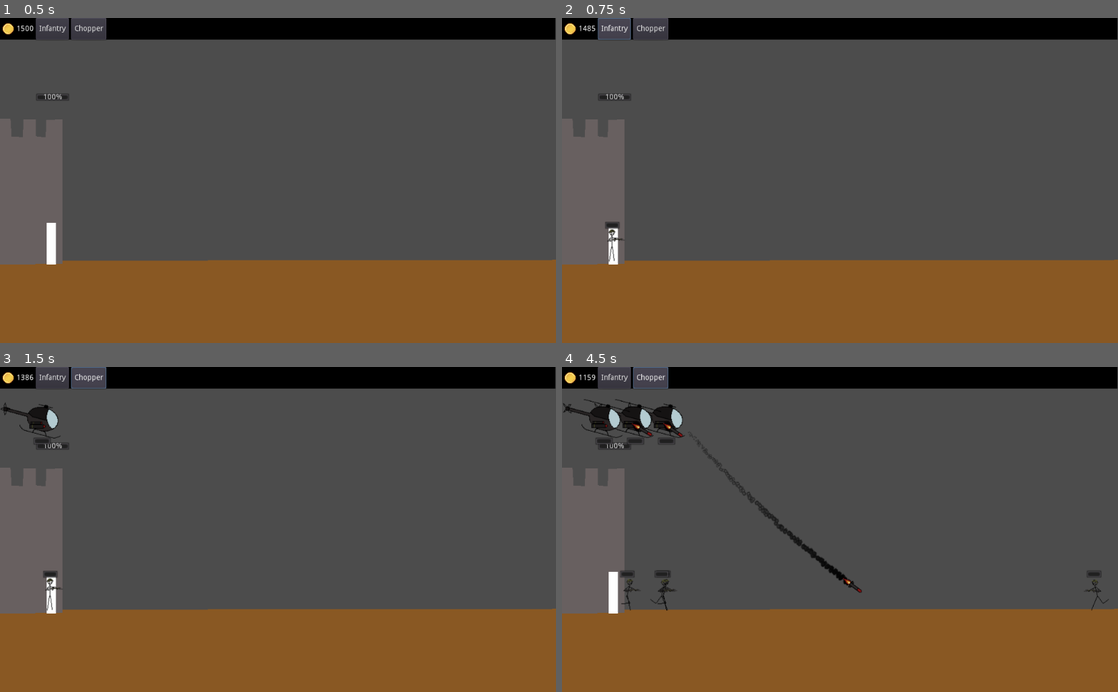
Above: before the commit, frames 1-4 (two rows, left to right).
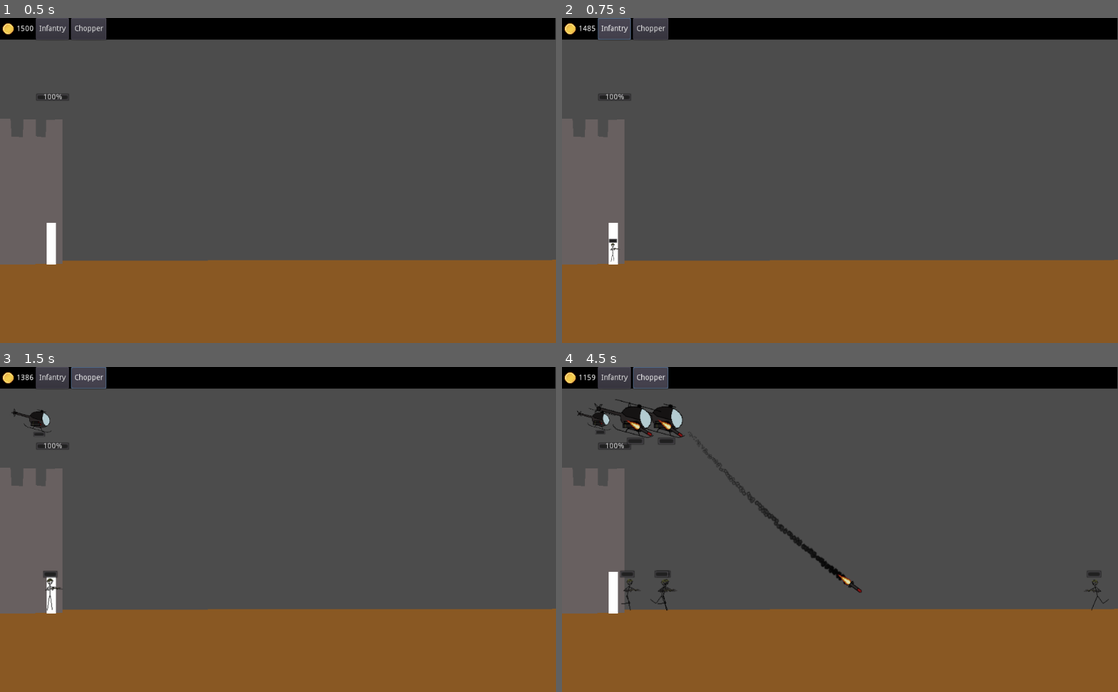
Above: after the commit, the same moments.

Repository: sunderww/StickDefense
Game: Godot game, scene res://Main.tscn
Same seed, same stepped clock (60 frames per second), same inputs: the game is played once before the commit and once after it.
Inputs:
- Up to frame 1 (0.5 s): no input
- Up to frame 2 (0.75 s): click "Infantry" at 0.5 s
- Up to frame 3 (1.5 s): click "Chopper" at 1.25 s
- Up to frame 4 (4.5 s): click "Infantry" at 2 s; click "Chopper" at 2.75 s; click "Infantry" at 3.5 s; click "Chopper" at 4.25 s

Frame 1 is identical in both runs. In frame 2, 0.1% of the frame differs, in the area x 7-12%, y 62-75%; in frame 3, 0.4%; in frame 4, 0.5%, in the area x 0-52%, y 10-68%.

Commit message:
Renamed 'Common' folder to 'Effect'. Add scale tweening effect to units and a white shader when taking damages

Diff:
--- a/Common/Camera/ShakableCamera.tscn
+++ b/Effects/Camera/ShakableCamera.tscn
@@ -1,6 +1,8 @@
 [gd_scene load_steps=2 format=2]
 
-[ext_resource path="res://Common/Camera/shakable_camera.gd" type="Script" id=1]
+[ext_resource path="res://Effects/Camera/shakable_camera.gd" type="Script" id=1]
+
+
 
 [node name="ShakableCamera" type="Camera2D"]
 script = ExtResource( 1 )
--- /dev/null
+++ b/Effects/Tweening/ScaleEffect.tscn
@@ -0,0 +1,6 @@
+[gd_scene load_steps=2 format=2]
+
+[ext_resource path="res://Effects/Tweening/scale_effect.gd" type="Script" id=1]
+
+[node name="Tween" type="Tween"]
+script = ExtResource( 1 )
--- /dev/null
+++ b/Effects/Tweening/scale_effect.gd
@@ -0,0 +1,28 @@
+extends Tween
+
+# Add a tweening scale effect on the parent object at creation
+class_name ScaleEffect
+
+export var min_time: float = 0.4
+export var max_time: float = 0.9
+
+export var enabled: bool = true
+
+func _ready() -> void:
+	if not enabled:
+		return
+
+	randomize()
+
+	var parent := get_parent()
+	DebugService.debug("interpolate scale on %s" % parent.name)
+	interpolate_property(
+		parent,
+		"scale",
+		Vector2.ZERO,
+		Vector2.ONE,
+		rand_range(min_time, max_time),
+		TRANS_CUBIC,
+		EASE_OUT
+	)
+	start()
--- a/Entities/Chopper/Chopper.tscn
+++ b/Entities/Chopper/Chopper.tscn
@@ -1,8 +1,9 @@
-[gd_scene load_steps=22 format=2]
+[gd_scene load_steps=23 format=2]
 
 [ext_resource path="res://Entities/Chopper/chopper.gd" type="Script" id=1]
 [ext_resource path="res://Entities/Chopper/Chopper_Forward.png" type="Texture" id=2]
 [ext_resource path="res://Entities/Chopper/Chopper_Idle.png" type="Texture" id=3]
+[ext_resource path="res://Effects/Tweening/scale_effect.gd" type="Script" id=4]
 
 [sub_resource type="AtlasTexture" id=1]
 flags = 4
@@ -116,7 +117,7 @@
 [node name="AnimatedSprite" type="AnimatedSprite" parent="."]
 frames = SubResource( 17 )
 animation = "forward"
-frame = 1
+frame = 7
 playing = true
 
 [node name="CollisionShape2D" type="CollisionShape2D" parent="."]
@@ -143,5 +144,8 @@
 [node name="VisibilityNotifier2D" type="VisibilityNotifier2D" parent="."]
 position = Vector2( 1.20458, -2.4952 )
 scale = Vector2( 6.09365, 3.72751 )
+
+[node name="ScaleEffect" type="Tween" parent="."]
+script = ExtResource( 4 )
 [connection signal="timeout" from="ShootTimer" to="." method="_on_ShootTimer_timeout"]
 [connection signal="screen_exited" from="VisibilityNotifier2D" to="." method="_on_VisibilityNotifier2D_screen_exited"]
--- a/Entities/Chopper/ChopperMissile.gd
+++ b/Entities/Chopper/ChopperMissile.gd
@@ -41,8 +41,8 @@
 # their lifetime is over.
 func prepare_free() -> void:
 	var particles = $Particles2D
-	remove_child(particles)
-	get_tree().root.add_child(particles)
+	call_deferred("remove_child", particles)
+	get_tree().root.call_deferred("add_child", particles)
 	particles.global_position = global_position
 	particles.emitting = false
 	particles.should_be_removed = true
--- a/Entities/Chopper/ChopperMissile.tscn
+++ b/Entities/Chopper/ChopperMissile.tscn
@@ -13,7 +13,7 @@
 [ext_resource path="res://Resources/Particles/Black smoke/blackSmoke10.png" type="Texture" id=11]
 [ext_resource path="res://Resources/Particles/Black smoke/blackSmoke01.png" type="Texture" id=12]
 [ext_resource path="res://Entities/Chopper/ChopperMissile.gd" type="Script" id=13]
-[ext_resource path="res://Common/removable_particle2D.gd" type="Script" id=14]
+[ext_resource path="res://Effects/removable_particle2D.gd" type="Script" id=14]
 
 [sub_resource type="AtlasTexture" id=1]
 flags = 4
@@ -133,7 +133,7 @@
 
 [node name="AnimatedSprite" type="AnimatedSprite" parent="."]
 frames = SubResource( 6 )
-frame = 4
+frame = 2
 playing = true
 
 [node name="CollisionShape2D" type="CollisionShape2D" parent="."]
--- a/Entities/Infantry/EnemyInfantry.tscn
+++ b/Entities/Infantry/EnemyInfantry.tscn
@@ -7,194 +7,223 @@
 [ext_resource path="res://Entities/Infantry/Infantry_Walking.png" type="Texture" id=5]
 [ext_resource path="res://Entities/Infantry/Infantry_Idle.png" type="Texture" id=6]
 
-[sub_resource type="AtlasTexture" id=1]
-flags = 4
-atlas = ExtResource( 6 )
-region = Rect2( 0, 0, 64, 64 )
-
-[sub_resource type="AtlasTexture" id=2]
-flags = 4
-atlas = ExtResource( 6 )
-region = Rect2( 64, 0, 64, 64 )
-
-[sub_resource type="AtlasTexture" id=3]
-flags = 4
-atlas = ExtResource( 6 )
-region = Rect2( 128, 0, 64, 64 )
-
-[sub_resource type="AtlasTexture" id=4]
-flags = 4
-atlas = ExtResource( 6 )
-region = Rect2( 192, 0, 64, 64 )
-
-[sub_resource type="AtlasTexture" id=5]
-flags = 4
-atlas = ExtResource( 6 )
-region = Rect2( 0, 64, 64, 64 )
-
-[sub_resource type="AtlasTexture" id=6]
-flags = 4
-atlas = ExtResource( 6 )
-region = Rect2( 64, 64, 64, 64 )
-
-[sub_resource type="AtlasTexture" id=7]
-flags = 4
-atlas = ExtResource( 6 )
-region = Rect2( 128, 64, 64, 64 )
-
-[sub_resource type="AtlasTexture" id=8]
-flags = 4
-atlas = ExtResource( 6 )
-region = Rect2( 192, 64, 64, 64 )
-
-[sub_resource type="AtlasTexture" id=9]
-flags = 4
-atlas = ExtResource( 4 )
-region = Rect2( 0, 0, 64, 64 )
-
-[sub_resource type="AtlasTexture" id=10]
-flags = 4
-atlas = ExtResource( 4 )
-region = Rect2( 64, 0, 64, 64 )
-
-[sub_resource type="AtlasTexture" id=11]
-flags = 4
-atlas = ExtResource( 4 )
-region = Rect2( 128, 0, 64, 64 )
-
-[sub_resource type="AtlasTexture" id=12]
-flags = 4
-atlas = ExtResource( 4 )
-region = Rect2( 192, 0, 64, 64 )
-
-[sub_resource type="AtlasTexture" id=13]
-flags = 4
-atlas = ExtResource( 4 )
-region = Rect2( 0, 64, 64, 64 )
-
-[sub_resource type="AtlasTexture" id=14]
-flags = 4
-atlas = ExtResource( 4 )
-region = Rect2( 64, 64, 64, 64 )
-
-[sub_resource type="AtlasTexture" id=15]
-flags = 4
-atlas = ExtResource( 4 )
-region = Rect2( 128, 64, 64, 64 )
-
-[sub_resource type="AtlasTexture" id=16]
-flags = 4
-atlas = ExtResource( 4 )
-region = Rect2( 192, 64, 64, 64 )
-
-[sub_resource type="AtlasTexture" id=17]
+[sub_resource type="RectangleShape2D" id=37]
+extents = Vector2( 8, 26.207 )
+
+[sub_resource type="Shader" id=79]
+code = "shader_type canvas_item;
+
+uniform float white_progress : hint_range(0,1) = 0;
+
+vec3 interpolate_vec3(vec3 start, vec3 end, float delta){
+    return start + (end - start) * delta;
+}
+
+void fragment(){
+    vec4 origin = texture(TEXTURE, UV);
+    COLOR.rgb = interpolate_vec3(origin.rgb, vec3(1,1,1), white_progress);
+    COLOR.a = origin.a;
+}"
+custom_defines = ""
+
+[sub_resource type="ShaderMaterial" id=42]
+resource_local_to_scene = true
+shader = SubResource( 79 )
+shader_param/white_progress = 0.0
+
+[sub_resource type="AtlasTexture" id=43]
+flags = 4
+atlas = ExtResource( 6 )
+region = Rect2( 0, 0, 64, 64 )
+
+[sub_resource type="AtlasTexture" id=44]
+flags = 4
+atlas = ExtResource( 6 )
+region = Rect2( 64, 0, 64, 64 )
+
+[sub_resource type="AtlasTexture" id=45]
+flags = 4
+atlas = ExtResource( 6 )
+region = Rect2( 128, 0, 64, 64 )
+
+[sub_resource type="AtlasTexture" id=46]
+flags = 4
+atlas = ExtResource( 6 )
+region = Rect2( 192, 0, 64, 64 )
+
+[sub_resource type="AtlasTexture" id=47]
+flags = 4
+atlas = ExtResource( 6 )
+region = Rect2( 0, 64, 64, 64 )
+
+[sub_resource type="AtlasTexture" id=48]
+flags = 4
+atlas = ExtResource( 6 )
+region = Rect2( 64, 64, 64, 64 )
+
+[sub_resource type="AtlasTexture" id=49]
+flags = 4
+atlas = ExtResource( 6 )
+region = Rect2( 128, 64, 64, 64 )
+
+[sub_resource type="AtlasTexture" id=50]
+flags = 4
+atlas = ExtResource( 6 )
+region = Rect2( 192, 64, 64, 64 )
+
+[sub_resource type="AtlasTexture" id=51]
+flags = 4
+atlas = ExtResource( 5 )
+region = Rect2( 0, 0, 64, 64 )
+
+[sub_resource type="AtlasTexture" id=52]
+flags = 4
+atlas = ExtResource( 5 )
+region = Rect2( 64, 0, 64, 64 )
+
+[sub_resource type="AtlasTexture" id=53]
+flags = 4
+atlas = ExtResource( 5 )
+region = Rect2( 128, 0, 64, 64 )
+
+[sub_resource type="AtlasTexture" id=54]
+flags = 4
+atlas = ExtResource( 5 )
+region = Rect2( 192, 0, 64, 64 )
+
+[sub_resource type="AtlasTexture" id=55]
+flags = 4
+atlas = ExtResource( 5 )
+region = Rect2( 0, 64, 64, 64 )
+
+[sub_resource type="AtlasTexture" id=56]
+flags = 4
+atlas = ExtResource( 5 )
+region = Rect2( 64, 64, 64, 64 )
+
+[sub_resource type="AtlasTexture" id=57]
+flags = 4
+atlas = ExtResource( 5 )
+region = Rect2( 128, 64, 64, 64 )
+
+[sub_resource type="AtlasTexture" id=58]
+flags = 4
+atlas = ExtResource( 5 )
+region = Rect2( 192, 64, 64, 64 )
+
+[sub_resource type="AtlasTexture" id=59]
+flags = 4
+atlas = ExtResource( 4 )
+region = Rect2( 0, 0, 64, 64 )
+
+[sub_resource type="AtlasTexture" id=60]
+flags = 4
+atlas = ExtResource( 4 )
+region = Rect2( 64, 0, 64, 64 )
+
+[sub_resource type="AtlasTexture" id=61]
+flags = 4
+atlas = ExtResource( 4 )
+region = Rect2( 128, 0, 64, 64 )
+
+[sub_resource type="AtlasTexture" id=62]
+flags = 4
+atlas = ExtResource( 4 )
+region = Rect2( 192, 0, 64, 64 )
+
+[sub_resource type="AtlasTexture" id=63]
+flags = 4
+atlas = ExtResource( 4 )
+region = Rect2( 0, 64, 64, 64 )
+
+[sub_resource type="AtlasTexture" id=64]
+flags = 4
+atlas = ExtResource( 4 )
+region = Rect2( 64, 64, 64, 64 )
+
+[sub_resource type="AtlasTexture" id=65]
+flags = 4
+atlas = ExtResource( 4 )
+region = Rect2( 128, 64, 64, 64 )
+
+[sub_resource type="AtlasTexture" id=66]
+flags = 4
+atlas = ExtResource( 4 )
+region = Rect2( 192, 64, 64, 64 )
+
+[sub_resource type="AtlasTexture" id=67]
 flags = 4
 atlas = ExtResource( 4 )
 region = Rect2( 0, 128, 64, 64 )
 
-[sub_resource type="AtlasTexture" id=18]
+[sub_resource type="AtlasTexture" id=68]
 flags = 4
 atlas = ExtResource( 4 )
 region = Rect2( 64, 128, 64, 64 )
 
-[sub_resource type="AtlasTexture" id=19]
+[sub_resource type="AtlasTexture" id=69]
 flags = 4
 atlas = ExtResource( 4 )
 region = Rect2( 128, 128, 64, 64 )
 
-[sub_resource type="AtlasTexture" id=20]
-flags = 4
-atlas = ExtResource( 1 )
-region = Rect2( 128, 0, 64, 64 )
-
-[sub_resource type="AtlasTexture" id=21]
-flags = 4
-atlas = ExtResource( 1 )
-region = Rect2( 192, 0, 64, 64 )
-
-[sub_resource type="AtlasTexture" id=22]
-flags = 4
-atlas = ExtResource( 1 )
-region = Rect2( 0, 64, 64, 64 )
-
-[sub_resource type="AtlasTexture" id=23]
-flags = 4
-atlas = ExtResource( 1 )
-region = Rect2( 64, 64, 64, 64 )
-
-[sub_resource type="AtlasTexture" id=24]
-flags = 4
-atlas = ExtResource( 1 )
-region = Rect2( 128, 64, 64, 64 )
-
-[sub_resource type="AtlasTexture" id=25]
-flags = 4
-atlas = ExtResource( 1 )
-region = Rect2( 192, 64, 64, 64 )
-
-[sub_resource type="AtlasTexture" id=26]
-flags = 4
-atlas = ExtResource( 1 )
-region = Rect2( 0, 0, 64, 64 )
-
-[sub_resource type="AtlasTexture" id=27]
-flags = 4
-atlas = ExtResource( 1 )
-region = Rect2( 64, 0, 64, 64 )
-
-[sub_resource type="AtlasTexture" id=28]
-flags = 4
-atlas = ExtResource( 5 )
-region = Rect2( 0, 0, 64, 64 )
-
-[sub_resource type="AtlasTexture" id=29]
-flags = 4
-atlas = ExtResource( 5 )
-region = Rect2( 64, 0, 64, 64 )
-
-[sub_resource type="AtlasTexture" id=30]
-flags = 4
-atlas = ExtResource( 5 )
-region = Rect2( 128, 0, 64, 64 )
-
-[sub_resource type="AtlasTexture" id=31]
-flags = 4
-atlas = ExtResource( 5 )
-region = Rect2( 192, 0, 64, 64 )
-
-[sub_resource type="AtlasTexture" id=32]
-flags = 4
-atlas = ExtResource( 5 )
-region = Rect2( 0, 64, 64, 64 )
-
-[sub_resource type="AtlasTexture" id=33]
-flags = 4
-atlas = ExtResource( 5 )
-region = Rect2( 64, 64, 64, 64 )
-
-[sub_resource type="AtlasTexture" id=34]
-flags = 4
-atlas = ExtResource( 5 )
-region = Rect2( 128, 64, 64, 64 )
-
-[sub_resource type="AtlasTexture" id=35]
-flags = 4
-atlas = ExtResource( 5 )
-region = Rect2( 192, 64, 64, 64 )
-
-[sub_resource type="SpriteFrames" id=36]
+[sub_resource type="AtlasTexture" id=70]
+flags = 4
+atlas = ExtResource( 1 )
+region = Rect2( 128, 0, 64, 64 )
+
+[sub_resource type="AtlasTexture" id=71]
+flags = 4
+atlas = ExtResource( 1 )
+region = Rect2( 192, 0, 64, 64 )
+
+[sub_resource type="AtlasTexture" id=72]
+flags = 4
+atlas = ExtResource( 1 )
+region = Rect2( 0, 64, 64, 64 )
+
+[sub_resource type="AtlasTexture" id=73]
+flags = 4
+atlas = ExtResource( 1 )
+region = Rect2( 64, 64, 64, 64 )
+
+[sub_resource type="AtlasTexture" id=74]
+flags = 4
+atlas = ExtResource( 1 )
+region = Rect2( 128, 64, 64, 64 )
+
+[sub_resource type="AtlasTexture" id=75]
+flags = 4
+atlas = ExtResource( 1 )
+region = Rect2( 192, 64, 64, 64 )
+
+[sub_resource type="AtlasTexture" id=76]
+flags = 4
+atlas = ExtResource( 1 )
+region = Rect2( 0, 0, 64, 64 )
+
+[sub_resource type="AtlasTexture" id=77]
+flags = 4
+atlas = ExtResource( 1 )
+region = Rect2( 64, 0, 64, 64 )
+
+[sub_resource type="SpriteFrames" id=78]
 animations = [ {
-"frames": [ SubResource( 1 ), SubResource( 2 ), SubResource( 3 ), SubResource( 4 ), SubResource( 5 ), SubResource( 6 ), SubResource( 7 ), SubResource( 8 ) ],
+"frames": [ SubResource( 43 ), SubResource( 44 ), SubResource( 45 ), SubResource( 46 ), SubResource( 47 ), SubResource( 48 ), SubResource( 49 ), SubResource( 50 ) ],
 "loop": true,
 "name": "idle",
 "speed": 10.0
 }, {
-"frames": [ SubResource( 9 ), SubResource( 10 ), SubResource( 11 ), SubResource( 12 ), SubResource( 13 ), SubResource( 14 ), SubResource( 15 ), SubResource( 16 ), SubResource( 17 ), SubResource( 18 ), SubResource( 19 ), SubResource( 19 ) ],
+"frames": [ SubResource( 51 ), SubResource( 52 ), SubResource( 53 ), SubResource( 54 ), SubResource( 55 ), SubResource( 56 ), SubResource( 57 ), SubResource( 58 ) ],
+"loop": true,
+"name": "running",
+"speed": 8.0
+}, {
+"frames": [ SubResource( 59 ), SubResource( 60 ), SubResource( 61 ), SubResource( 62 ), SubResource( 63 ), SubResource( 64 ), SubResource( 65 ), SubResource( 66 ), SubResource( 67 ), SubResource( 68 ), SubResource( 69 ), SubResource( 69 ) ],
 "loop": false,
 "name": "shooting",
 "speed": 10.0
 }, {
-"frames": [ SubResource( 20 ), SubResource( 21 ), SubResource( 22 ), SubResource( 23 ), SubResource( 24 ), SubResource( 25 ), SubResource( 26 ), SubResource( 27 ) ],
+"frames": [ SubResource( 70 ), SubResource( 71 ), SubResource( 72 ), SubResource( 73 ), SubResource( 74 ), SubResource( 75 ), SubResource( 76 ), SubResource( 77 ) ],
 "loop": true,
 "name": "attacking",
 "speed": 10.0
@@ -203,15 +232,23 @@
 "loop": false,
 "name": "aiming",
 "speed": 5.0
-}, {
-"frames": [ SubResource( 28 ), SubResource( 29 ), SubResource( 30 ), SubResource( 31 ), SubResource( 32 ), SubResource( 33 ), SubResource( 34 ), SubResource( 35 ) ],
-"loop": true,
-"name": "running",
-"speed": 8.0
 } ]
 
-[sub_resource type="RectangleShape2D" id=37]
-extents = Vector2( 8, 26.207 )
+[sub_resource type="Animation" id=40]
+resource_name = "hurt"
+length = 0.5
+tracks/0/type = "value"
+tracks/0/path = NodePath("AnimatedSprite:material:shader_param/white_progress")
+tracks/0/interp = 2
+tracks/0/loop_wrap = true
+tracks/0/imported = false
+tracks/0/enabled = true
+tracks/0/keys = {
+"times": PoolRealArray( 0, 0.5 ),
+"transitions": PoolRealArray( 0.574349, 3.24901 ),
+"update": 0,
+"values": [ 1.0, 0.0 ]
+}
 
 [node name="EnemyInfantry" type="KinematicBody2D"]
 collision_mask = 0
@@ -235,12 +272,6 @@
 "_edit_use_anchors_": false
 }
 
-[node name="AnimatedSprite" type="AnimatedSprite" parent="."]
-frames = SubResource( 36 )
-animation = "shooting"
-frame = 11
-playing = true
-
 [node name="CollisionShape2D" type="CollisionShape2D" parent="."]
 position = Vector2( -3.43479, 1.6029 )
 shape = SubResource( 37 )
@@ -256,3 +287,13 @@
 
 [node name="MuzzlePosition" type="Position2D" parent="."]
 position = Vector2( 21.255, -18.649 )
+
+[node name="AnimatedSprite" type="AnimatedSprite" parent="."]
+material = SubResource( 42 )
+frames = SubResource( 78 )
+animation = "shooting"
+frame = 11
+playing = true
+
+[node name="AnimationPlayer" type="AnimationPlayer" parent="."]
+anims/hurt = SubResource( 40 )
--- a/Entities/Infantry/Infantry.tscn
+++ b/Entities/Infantry/Infantry.tscn
@@ -6,6 +6,28 @@
 [ext_resource path="res://Entities/Infantry/infantry.gd" type="Script" id=4]
 [ext_resource path="res://Entities/Infantry/Infantry_Walking.png" type="Texture" id=5]
 [ext_resource path="res://Entities/Infantry/Infantry_Idle.png" type="Texture" id=6]
+[ext_resource path="res://Effects/Tweening/scale_effect.gd" type="Script" id=7]
+
+[sub_resource type="Shader" id=38]
+code = "shader_type canvas_item;
+
+uniform float white_progress : hint_range(0,1) = 0;
+
+vec3 interpolate_vec3(vec3 start, vec3 end, float delta){
+    return start + (end - start) * delta;
+}
+
+void fragment(){
+    vec4 origin = texture(TEXTURE, UV);
+    COLOR.rgb = interpolate_vec3(origin.rgb, vec3(1,1,1), white_progress);
+    COLOR.a = origin.a;
+}"
+custom_defines = ""
+
+[sub_resource type="ShaderMaterial" id=41]
+resource_local_to_scene = true
+shader = SubResource( 38 )
+shader_param/white_progress = 0.0
 
 [sub_resource type="AtlasTexture" id=1]
 flags = 4
@@ -49,138 +71,138 @@
 
 [sub_resource type="AtlasTexture" id=9]
 flags = 4
-atlas = ExtResource( 3 )
+atlas = ExtResource( 5 )
 region = Rect2( 0, 0, 64, 64 )
 
 [sub_resource type="AtlasTexture" id=10]
 flags = 4
-atlas = ExtResource( 3 )
+atlas = ExtResource( 5 )
 region = Rect2( 64, 0, 64, 64 )
 
 [sub_resource type="AtlasTexture" id=11]
 flags = 4
-atlas = ExtResource( 3 )
+atlas = ExtResource( 5 )
 region = Rect2( 128, 0, 64, 64 )
 
 [sub_resource type="AtlasTexture" id=12]
 flags = 4
-atlas = ExtResource( 3 )
+atlas = ExtResource( 5 )
 region = Rect2( 192, 0, 64, 64 )
 
 [sub_resource type="AtlasTexture" id=13]
 flags = 4
-atlas = ExtResource( 3 )
+atlas = ExtResource( 5 )
 region = Rect2( 0, 64, 64, 64 )
 
 [sub_resource type="AtlasTexture" id=14]
 flags = 4
-atlas = ExtResource( 3 )
+atlas = ExtResource( 5 )
 region = Rect2( 64, 64, 64, 64 )
 
 [sub_resource type="AtlasTexture" id=15]
 flags = 4
-atlas = ExtResource( 3 )
+atlas = ExtResource( 5 )
 region = Rect2( 128, 64, 64, 64 )
 
 [sub_resource type="AtlasTexture" id=16]
 flags = 4
-atlas = ExtResource( 3 )
+atlas = ExtResource( 5 )
 region = Rect2( 192, 64, 64, 64 )
 
 [sub_resource type="AtlasTexture" id=17]
 flags = 4
 atlas = ExtResource( 3 )
+region = Rect2( 0, 0, 64, 64 )
+
+[sub_resource type="AtlasTexture" id=18]
+flags = 4
+atlas = ExtResource( 3 )
+region = Rect2( 64, 0, 64, 64 )
+
+[sub_resource type="AtlasTexture" id=19]
+flags = 4
+atlas = ExtResource( 3 )
+region = Rect2( 128, 0, 64, 64 )
+
+[sub_resource type="AtlasTexture" id=20]
+flags = 4
+atlas = ExtResource( 3 )
+region = Rect2( 192, 0, 64, 64 )
+
+[sub_resource type="AtlasTexture" id=21]
+flags = 4
+atlas = ExtResource( 3 )
+region = Rect2( 0, 64, 64, 64 )
+
+[sub_resource type="AtlasTexture" id=22]
+flags = 4
+atlas = ExtResource( 3 )
+region = Rect2( 64, 64, 64, 64 )
+
+[sub_resource type="AtlasTexture" id=23]
+flags = 4
+atlas = ExtResource( 3 )
+region = Rect2( 128, 64, 64, 64 )
+
+[sub_resource type="AtlasTexture" id=24]
+flags = 4
+atlas = ExtResource( 3 )
+region = Rect2( 192, 64, 64, 64 )
+
+[sub_resource type="AtlasTexture" id=25]
+flags = 4
+atlas = ExtResource( 3 )
 region = Rect2( 0, 128, 64, 64 )
 
-[sub_resource type="AtlasTexture" id=18]
+[sub_resource type="AtlasTexture" id=26]
 flags = 4
 atlas = ExtResource( 3 )
 region = Rect2( 64, 128, 64, 64 )
 
-[sub_resource type="AtlasTexture" id=19]
+[sub_resource type="AtlasTexture" id=27]
 flags = 4
 atlas = ExtResource( 3 )
 region = Rect2( 128, 128, 64, 64 )
 
-[sub_resource type="AtlasTexture" id=20]
+[sub_resource type="AtlasTexture" id=28]
 flags = 4
 atlas = ExtResource( 1 )
 region = Rect2( 128, 0, 64, 64 )
 
-[sub_resource type="AtlasTexture" id=21]
+[sub_resource type="AtlasTexture" id=29]
 flags = 4
 atlas = ExtResource( 1 )
 region = Rect2( 192, 0, 64, 64 )
 
-[sub_resource type="AtlasTexture" id=22]
+[sub_resource type="AtlasTexture" id=30]
 flags = 4
 atlas = ExtResource( 1 )
 region = Rect2( 0, 64, 64, 64 )
 
-[sub_resource type="AtlasTexture" id=23]
+[sub_resource type="AtlasTexture" id=31]
 flags = 4
 atlas = ExtResource( 1 )
 region = Rect2( 64, 64, 64, 64 )
 
-[sub_resource type="AtlasTexture" id=24]
+[sub_resource type="AtlasTexture" id=32]
 flags = 4
 atlas = ExtResource( 1 )
 region = Rect2( 128, 64, 64, 64 )
 
-[sub_resource type="AtlasTexture" id=25]
+[sub_resource type="AtlasTexture" id=33]
 flags = 4
 atlas = ExtResource( 1 )
 region = Rect2( 192, 64, 64, 64 )
 
-[sub_resource type="AtlasTexture" id=26]
+[sub_resource type="AtlasTexture" id=34]
 flags = 4
 atlas = ExtResource( 1 )
 region = Rect2( 0, 0, 64, 64 )
 
-[sub_resource type="AtlasTexture" id=27]
+[sub_resource type="AtlasTexture" id=35]
 flags = 4
 atlas = ExtResource( 1 )
 region = Rect2( 64, 0, 64, 64 )
-
-[sub_resource type="AtlasTexture" id=28]
-flags = 4
-atlas = ExtResource( 5 )
-region = Rect2( 0, 0, 64, 64 )
-
-[sub_resource type="AtlasTexture" id=29]
-flags = 4
-atlas = ExtResource( 5 )
-region = Rect2( 64, 0, 64, 64 )
-
-[sub_resource type="AtlasTexture" id=30]
-flags = 4
-atlas = ExtResource( 5 )
-region = Rect2( 128, 0, 64, 64 )
-
-[sub_resource type="AtlasTexture" id=31]
-flags = 4
-atlas = ExtResource( 5 )
-region = Rect2( 192, 0, 64, 64 )
-
-[sub_resource type="AtlasTexture" id=32]
-flags = 4
-atlas = ExtResource( 5 )
-region = Rect2( 0, 64, 64, 64 )
-
-[sub_resource type="AtlasTexture" id=33]
-flags = 4
-atlas = ExtResource( 5 )
-region = Rect2( 64, 64, 64, 64 )
-
-[sub_resource type="AtlasTexture" id=34]
-flags = 4
-atlas = ExtResource( 5 )
-region = Rect2( 128, 64, 64, 64 )
-
-[sub_resource type="AtlasTexture" id=35]
-flags = 4
-atlas = ExtResource( 5 )
-region = Rect2( 192, 64, 64, 64 )
 
 [sub_resource type="SpriteFrames" id=36]
 animations = [ {
@@ -189,12 +211,17 @@
 "name": "idle",
 "speed": 10.0
 }, {
-"frames": [ SubResource( 9 ), SubResource( 10 ), SubResource( 11 ), SubResource( 12 ), SubResource( 13 ), SubResource( 14 ), SubResource( 15 ), SubResource( 16 ), SubResource( 17 ), SubResource( 18 ), SubResource( 19 ), SubResource( 19 ) ],
+"frames": [ SubResource( 9 ), SubResource( 10 ), SubResource( 11 ), SubResource( 12 ), SubResource( 13 ), SubResource( 14 ), SubResource( 15 ), SubResource( 16 ) ],
+"loop": true,
+"name": "running",
+"speed": 8.0
+}, {
+"frames": [ SubResource( 17 ), SubResource( 18 ), SubResource( 19 ), SubResource( 20 ), SubResource( 21 ), SubResource( 22 ), SubResource( 23 ), SubResource( 24 ), SubResource( 25 ), SubResource( 26 ), SubResource( 27 ), SubResource( 27 ) ],
 "loop": false,
 "name": "shooting",
 "speed": 10.0
 }, {
-"frames": [ SubResource( 20 ), SubResource( 21 ), SubResource( 22 ), SubResource( 23 ), SubResource( 24 ), SubResource( 25 ), SubResource( 26 ), SubResource( 27 ) ],
+"frames": [ SubResource( 28 ), SubResource( 29 ), SubResource( 30 ), SubResource( 31 ), SubResource( 32 ), SubResource( 33 ), SubResource( 34 ), SubResource( 35 ) ],
 "loop": true,
 "name": "attacking",
 "speed": 10.0
@@ -203,15 +230,26 @@
 "loop": false,
 "name": "aiming",
 "speed": 5.0
-}, {
-"frames": [ SubResource( 28 ), SubResource( 29 ), SubResource( 30 ), SubResource( 31 ), SubResource( 32 ), SubResource( 33 ), SubResource( 34 ), SubResource( 35 ) ],
-"loop": true,
-"name": "running",
-"speed": 8.0
 } ]
 
 [sub_resource type="RectangleShape2D" id=37]
 extents = Vector2( 8, 26.207 )
+
+[sub_resource type="Animation" id=40]
+resource_name = "hurt"
+length = 0.5
+tracks/0/type = "value"
+tracks/0/path = NodePath("AnimatedSprite:material:shader_param/white_progress")
+tracks/0/interp = 2
+tracks/0/loop_wrap = true
+tracks/0/imported = false
+tracks/0/enabled = true
+tracks/0/keys = {
+"times": PoolRealArray( 0, 0.5 ),
+"transitions": PoolRealArray( 0.574349, 3.24901 ),
+"update": 0,
+"values": [ 1.0, 0.0 ]
+}
 
 [node name="Infantry" type="KinematicBody2D"]
 collision_mask = 0
@@ -232,6 +270,7 @@
 }
 
 [node name="AnimatedSprite" type="AnimatedSprite" parent="."]
+material = SubResource( 41 )
 frames = SubResource( 36 )
 animation = "shooting"
 frame = 11
@@ -253,3 +292,9 @@
 
 [node name="MuzzlePosition" type="Position2D" parent="."]
 position = Vector2( 21.255, -18.6494 )
+
+[node name="ScaleEffect" type="Tween" parent="."]
+script = ExtResource( 7 )
+
+[node name="AnimationPlayer" type="AnimationPlayer" parent="."]
+anims/hurt = SubResource( 40 )
--- a/Entities/Infantry/infantry.gd
+++ b/Entities/Infantry/infantry.gd
@@ -28,6 +28,11 @@
 	._process(delta)
 	$StateName.text = state.get_name()
 
+func suffer_attack(damage: int) -> void:
+	.suffer_attack(damage)
+	$AnimationPlayer.stop()
+	$AnimationPlayer.play("hurt")
+
 func attack_target() -> void:
 	target.suffer_attack(damage)
 
--- a/Main.tscn
+++ b/Main.tscn
@@ -2,9 +2,9 @@
 
 [ext_resource path="res://Main.gd" type="Script" id=1]
 [ext_resource path="res://Entities/Tower.tscn" type="PackedScene" id=2]
-[ext_resource path="res://Common/Camera/ShakableCamera.tscn" type="PackedScene" id=3]
+[ext_resource path="res://Effects/Camera/ShakableCamera.tscn" type="PackedScene" id=3]
 [ext_resource path="res://GUI/HUD.tscn" type="PackedScene" id=4]
-[ext_resource path="res://Common/frame_freezer.gd" type="Script" id=5]
+[ext_resource path="res://Effects/frame_freezer.gd" type="Script" id=5]
 
 [sub_resource type="RectangleShape2D" id=1]
 extents = Vector2( 723.126, 81.5747 )
--- a/project.godot
+++ b/project.godot
@@ -34,6 +34,11 @@
 "language": "GDScript",
 "path": "res://Misc/purchase.gd"
 }, {
+"base": "Tween",
+"class": "ScaleEffect",
+"language": "GDScript",
+"path": "res://Effects/Tweening/scale_effect.gd"
+}, {
 "base": "Node",
 "class": "State",
 "language": "GDScript",
@@ -45,6 +50,7 @@
 "EnemyInfantry": "",
 "Infantry": "",
 "Purchase": "",
+"ScaleEffect": "",
 "State": ""
 }
 
Renamed: Common/Camera/shakable_camera.gd -> Effects/Camera/shakable_camera.gd
Renamed: Common/frame_freezer.gd -> Effects/frame_freezer.gd
Renamed: Common/removable_particle2D.gd -> Effects/removable_particle2D.gd
Not shown: 1 places in Entities/Infantry/EnemyInfantry.tscn that only renumber resources
Not shown: 1 places in Entities/Infantry/Infantry.tscn that only renumber resources
